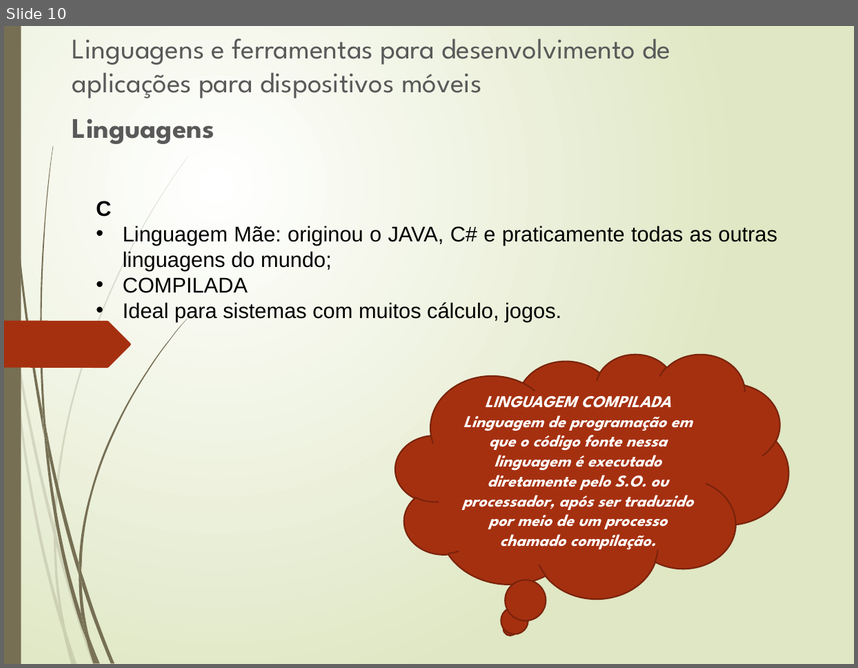
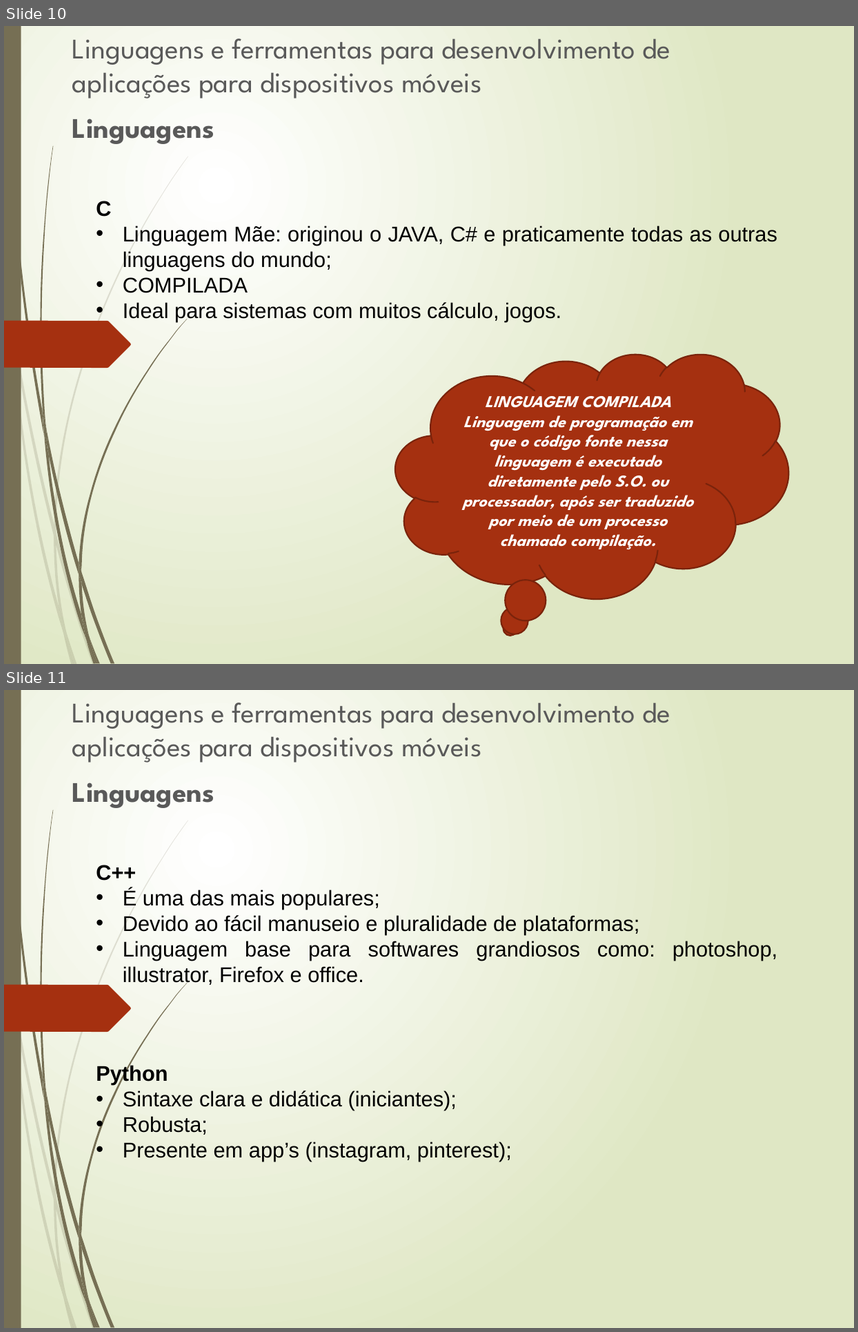
Before and after one commit to JBCFurtado/Mobile, a slide deck: Desenvolvimento para Dispositivos Móveis I/Aula_Disp_Móveis.pptx. Shown one above the other, each under a label of ours: slide 10 before the commit, slides 10 and 11 after it. The pictures are 858x668 and 858x1332 pixels, drawn with LibreOffice and Linux fonts; fonts in the diff are those of the drawing. Boxes give left, top, right and bottom in pixels: in the first picture for what was removed or moved away, otherwise in the second. Text is boxed around its words. In the diff, an @@ line names an element or a change of style, - is before the commit and + after.

```diff
--- a/Desenvolvimento para Dispositivos Móveis I/Aula_Disp_Móveis.pptx
+++ b/Desenvolvimento para Dispositivos Móveis I/Aula_Disp_Móveis.pptx
@@ slide 11 added at box(4, 690, 854, 1328), background gradient #FFFFFF to #DFE8C4; not listed: 24 template elements that a slide beside it also shows @@
@@ text added at box(72, 702, 671, 808), 24 pt, text #595959 @@
+Linguagens e ferramentas para desenvolvimento de aplicações para dispositivos móveis
+Linguagens
@@ text added at box(96, 865, 777, 986), 18 pt, text #000000 @@
+C++
+• É uma das mais populares;
+• Devido ao fácil manuseio e pluralidade de plataformas;
+• Linguagem base para softwares grandiosos como: photoshop, illustrator, Firefox e office.
@@ text added at box(96, 1064, 512, 1161), 18 pt, text #000000 @@
+Python
+• Sintaxe clara e didática (iniciantes);
+• Robusta;
+• Presente em app’s (instagram, pinterest);
```
Also in this commit, not shown: 1 slide changed, 12 other slides added.
